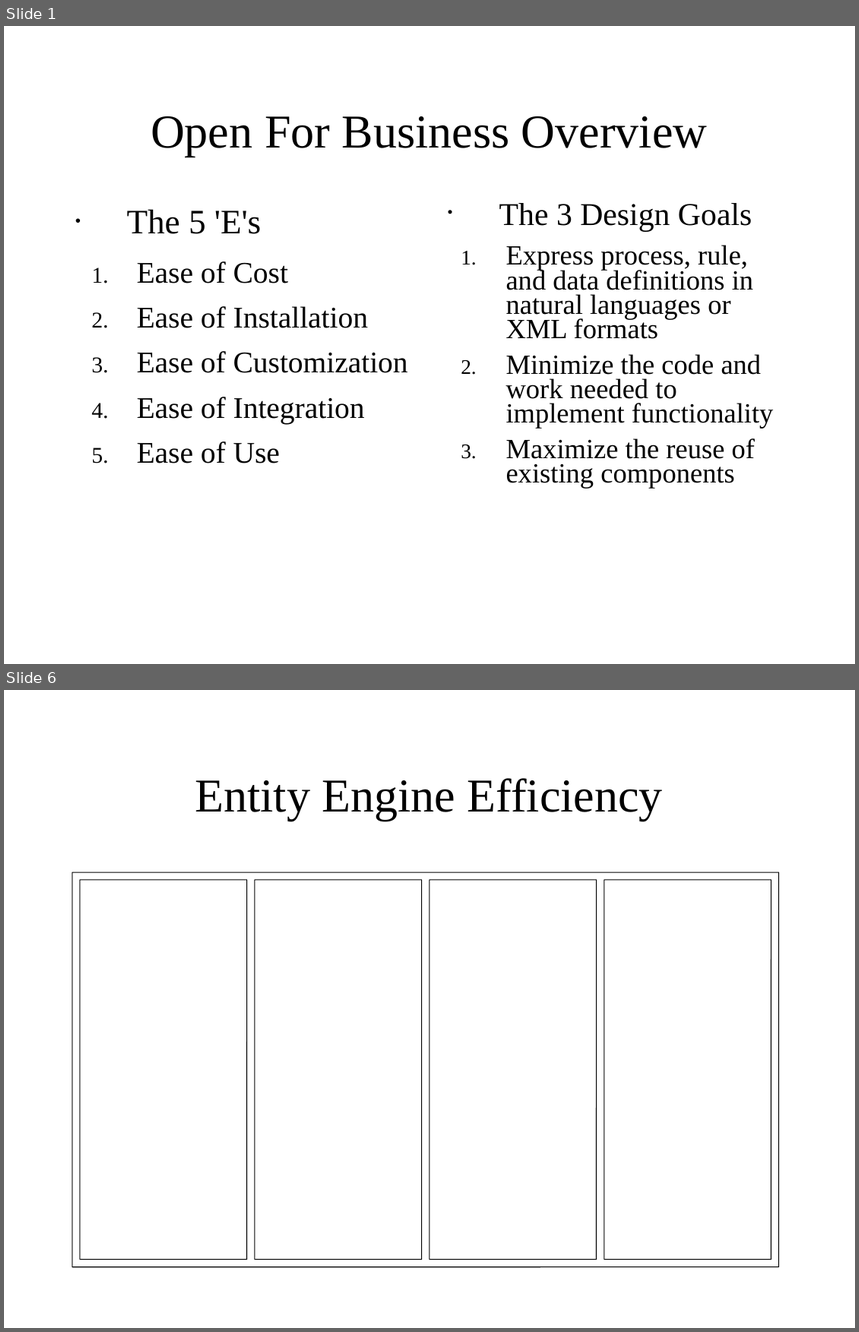
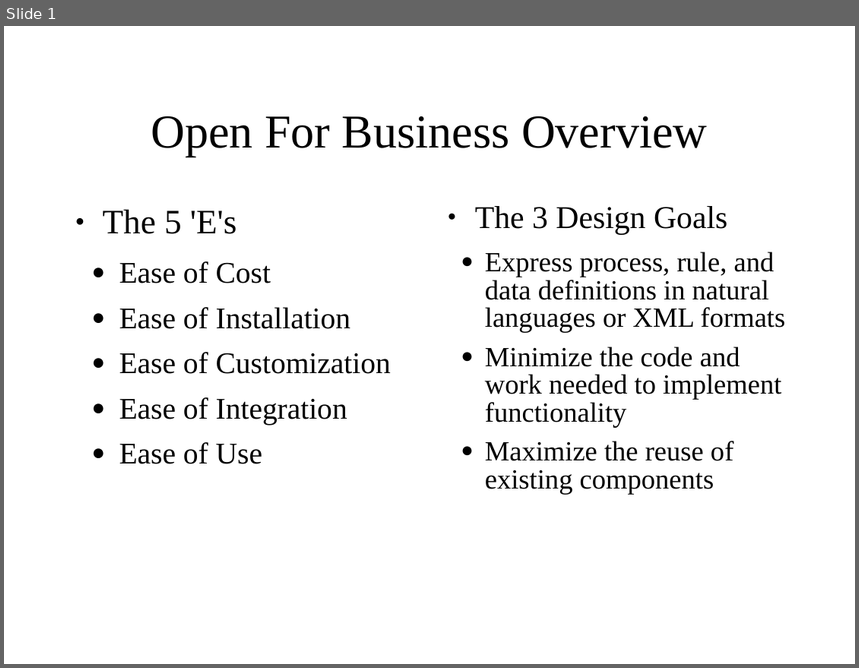
Before and after one commit to delan/OFBiz, a slide deck: website/ofbiz-overview.ppt. Shown one above the other, each under a label of ours: slides 1 and 6 before the commit, slide 1 after it; the slides between them are not shown. The pictures are 859x1332 and 859x668 pixels, drawn with LibreOffice and Linux fonts; fonts in the diff are those of the drawing. Boxes give left, top, right and bottom in pixels: in the first picture for what was removed or moved away, otherwise in the second. Text is boxed around its words. In the diff, an @@ line names an element or a change of style, - is before the commit and + after.

Commit message:
Added a whole bunch of stuff to the presentation, mostly entity and services stuff

```diff
--- a/website/ofbiz-overview.ppt
+++ b/website/ofbiz-overview.ppt
@@ slide 6 removed at <box>4,690,855,1328</box>, background #FFFFFF @@
@@ title removed at <box>196,778,663,821</box> @@
-Entity Engine Efficiency
@@ rounded rectangle removed at <box>72,872,779,1267</box> @@
@@ freeform shape removed at <box>80,880,246,1260</box> @@
@@ freeform shape removed at <box>255,880,422,1260</box> @@
@@ freeform shape removed at <box>430,880,597,1260</box> @@
@@ freeform shape removed at <box>605,880,772,1260</box> @@
@@ slide 1 changed as well @@
@@ text "The 5 'E's" at <box>103,209,391,465</box>: bullet • to ●; bullet 1. to ● @@
@@ text "The 3 Design Goals" at <box>475,206,786,494</box>: bullet • to ●; line spacing 0.73 to 0.83; bullet 1. to ● @@
```
Also in this commit, not shown: 2 other slides changed, 8 slides added, 2 other slides removed, 1 other file.
